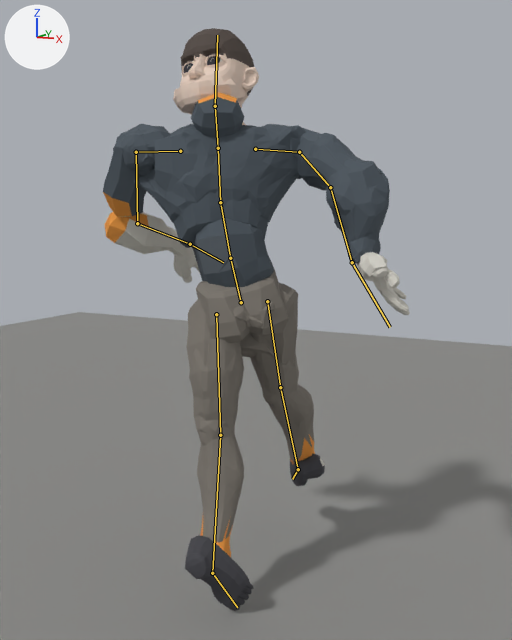
The Blender file assets/characters/hero/hero.blend as it was, and as the next commit left it.
Both versions are drawn from a 50 mm lens placed at (1.363, -2.237, 1.265), pointed at (0.268, -0.109, 0.914). The axes (+X, +Y, +Z) are drawn at upper left. The lights are the same throughout. The older version comes first. Both versions are drawn at frame 72 of the action 'MocapKick'; the numbers are the values there. The bones that bend it are drawn over the model as lines.

Names of what the first picture shows: 'Ground', 'Hero', 'HoodDown', 'HoodieShell', 'JoggersShell'.
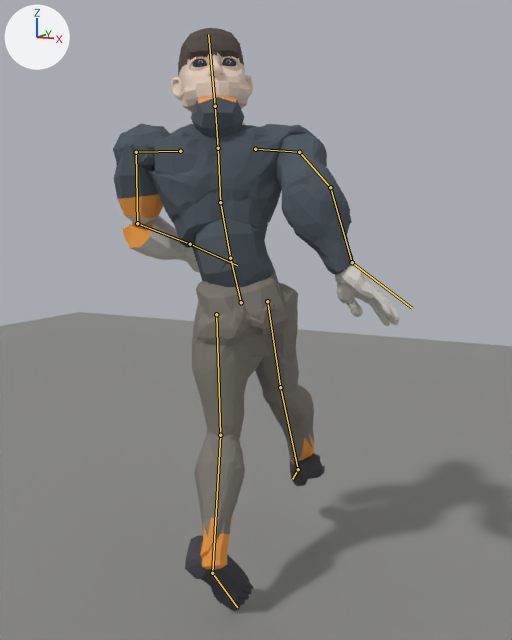
The change, as JSON lines over the scene's bpy script:
```json
{"block": "bone_head", "where": "bone_head = bpy.data.objects['HeroRig'].pose.bones['Head']  # child of 'Neck'"}
{"op": "set", "path": "bone_head.rotation_quaternion", "old": "(1.0, 0.0, 0.0, 0.0)", "new": "(0.951, 0.021, 0.303, 0.054)", "note": "degrees (0, 0, 0) -> degrees (5, 35, 8)"}
{"block": "bone_leftupperarm", "where": "bone_leftupperarm = bpy.data.objects['HeroRig'].pose.bones['LeftUpperArm']  # child of 'LeftShoulder'"}
{"op": "set", "path": "bone_leftupperarm.rotation_quaternion", "old": "(0.399, 0.446, -0.675, -0.431)", "new": "(0.531, 0.284, 0.577, 0.552)", "note": "degrees (108, -9, -107) -> degrees (80, 17, 107)"}
{"block": "bone_leftlowerarm", "where": "bone_leftlowerarm = bpy.data.objects['HeroRig'].pose.bones['LeftLowerArm']  # child of 'LeftUpperArm'"}
{"op": "set", "path": "bone_leftlowerarm.rotation_quaternion", "old": "(0.722, 0.395, -0.163, -0.545)", "new": "(0.879, -0.435, 0.098, -0.167)", "note": "degrees (50, 11, -69) -> degrees (-53, 2, -22)"}
{"block": "bone_lefthand", "where": "bone_lefthand = bpy.data.objects['HeroRig'].pose.bones['LeftHand']  # child of 'LeftLowerArm'"}
{"op": "set", "path": "bone_lefthand.rotation_quaternion", "old": "(1.0, 0.0, 0.0, 0.0)", "new": "(0.997, -0.021, 0.046, -0.056)", "note": "degrees (0, 0, 0) -> degrees (-3, 5, -7)"}
{"block": "bone_rightupperarm", "where": "bone_rightupperarm = bpy.data.objects['HeroRig'].pose.bones['RightUpperArm']  # child of 'RightShoulder'"}
{"op": "set", "path": "bone_rightupperarm.rotation_quaternion", "old": "(0.22, -0.373, -0.895, -0.112)", "new": "(0.913, 0.07, 0.12, -0.383)", "note": "degrees (-2, -151, -45) -> degrees (2, 16, -45)"}
{"block": "bone_rightlowerarm", "where": "bone_rightlowerarm = bpy.data.objects['HeroRig'].pose.bones['RightLowerArm']  # child of 'RightUpperArm'"}
{"op": "set", "path": "bone_rightlowerarm.rotation_quaternion", "old": "(0.79, 0.394, 0.243, 0.402)", "new": "(0.914, -0.354, -0.078, 0.182)", "note": "degrees (55, 4, 56) -> degrees (-42, -1, 23)"}
{"block": "bone_righthand", "where": "bone_righthand = bpy.data.objects['HeroRig'].pose.bones['RightHand']  # child of 'RightLowerArm'"}
{"op": "set", "path": "bone_righthand.rotation_quaternion", "old": "(1.0, 0.0, 0.0, 0.0)", "new": "(0.91, 0.011, 0.039, 0.413)", "note": "degrees (0, 0, 0) -> degrees (3, 4, 49)"}
{"block": "bone_leftupperleg", "where": "bone_leftupperleg = bpy.data.objects['HeroRig'].pose.bones['LeftUpperLeg']  # child of 'Hips'"}
{"op": "set", "path": "bone_leftupperleg.rotation_quaternion", "old": "(0.318, -0.069, -0.943, -0.072)", "new": "(0.98, 0.061, 0.174, -0.079)", "note": "degrees (-7, -142, -6) -> degrees (6, 21, -8)"}
{"block": "bone_leftlowerleg", "where": "bone_leftlowerleg = bpy.data.objects['HeroRig'].pose.bones['LeftLowerLeg']  # child of 'LeftUpperLeg'"}
{"op": "set", "path": "bone_leftlowerleg.rotation_quaternion", "old": "(0.993, -0.108, 0.002, -0.037)", "new": "(0.958, 0.285, 0.006, 0.023)", "note": "degrees (-12, 0, -4) -> degrees (33, 0, 3)"}
{"block": "bone_leftfoot", "where": "bone_leftfoot = bpy.data.objects['HeroRig'].pose.bones['LeftFoot']  # child of 'LeftLowerLeg'"}
{"op": "set", "path": "bone_leftfoot.rotation_quaternion", "old": "(0.526, 0.831, 0.009, -0.182)", "new": "(0.022, -0.162, 0.969, 0.186)", "note": "degrees (114, 18, -11) -> degrees (-21, 174, 18)"}
```

Location of each change, [x1, y1, x2, y2] in pixels of the pictures (512 x 640 px):
```json
{"object": "Hero", "change": "posed", "before": [103, 28, 410, 611], "after": [113, 28, 400, 611], "on screen": "6% narrower"}
{"object": "HoodieShell", "change": "posed", "before": [121, 124, 390, 271], "after": [116, 124, 353, 275], "on screen": "12% narrower"}
{"object": "JoggersShell", "change": "posed", "before": [189, 299, 314, 554], "after": [192, 299, 314, 558]}
{"bone": "Head", "before": "(215, 106) to (217, 35)", "after": "(215, 106) to (208, 34)"}
{"bone": "LeftHand", "before": "(190, 244) to (223, 262)", "after": "(190, 244) to (237, 265)"}
{"bone": "RightHand", "before": "(352, 262) to (390, 327)", "after": "(352, 262) to (412, 308)"}
```
